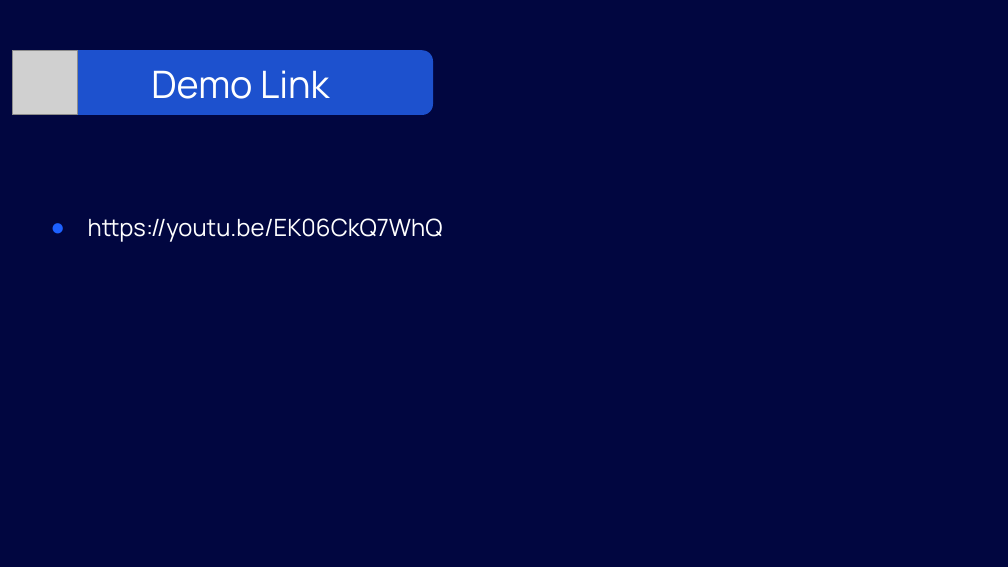
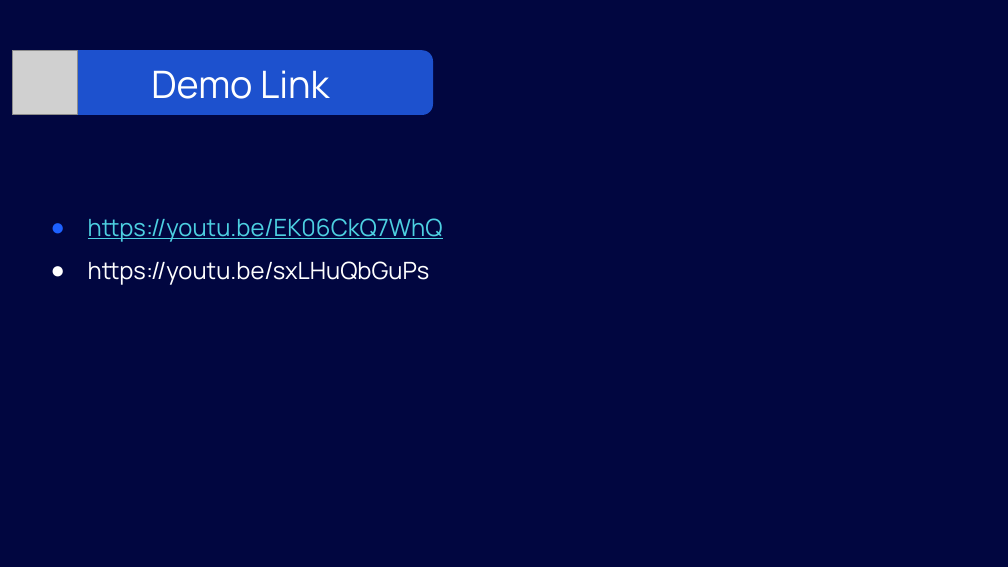
Before and after one commit to sbelidhe07/farmernest, a slide deck: slide 7 of Farmernest Portal Presentation.pptx. Drawn at 1008x567 pixels with LibreOffice and Linux fonts; fonts in the diff are those of the drawing; grey boxes stand for pictures. Boxes give left, top, right and bottom in pixels: in the first picture for what was removed or moved away, otherwise in the second. Text is boxed around its words. In the diff, an @@ line names an element or a change of style, - is before the commit and + after.

```diff
--- a/Farmernest Portal Presentation.pptx
+++ b/Farmernest Portal Presentation.pptx
@@ text at [88, 218, 443, 242]: text colour #FFFFFF to #4DD0E1, underline on in "https://youtu.be/EK06CkQ7WhQ" @@
@@ text at [88, 261, 430, 285]: paragraph added @@
+● https://youtu.be/sxLHuQbGuPs
```
Also in this commit, not shown: 1 other slide changed.
